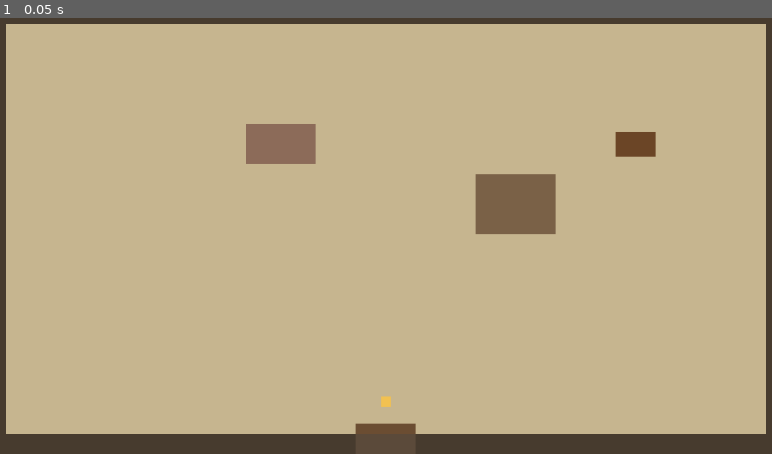
Above: before the commit, frame 1.
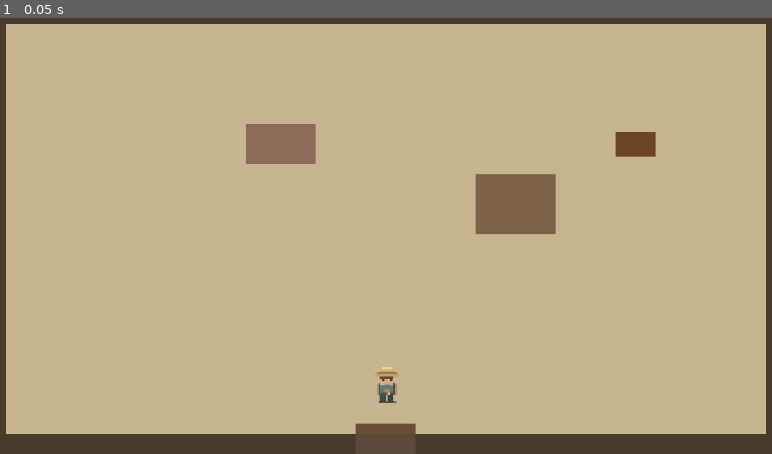
Above: after the commit, the same moment.

Repository: natefox2017/qingfeng
Game: Godot game, scene res://world/house_interior.tscn
The game is run twice, just before and just after one commit, with the same random seed, the same clock (stepped at 60 frames per second) and the same inputs. This scene is started directly instead of the project's main scene.
Inputs:
- Up to frame 1 (0.05 s): no input

The runs differ from the first frame. In frame 1, 0.2% of the frame differs, in the area x 48-52%, y 80-90%.

Commit message:
Use shared four-direction player pixels in house_interior.tscn

Diff:
--- a/game/world/house_interior.tscn
+++ b/game/world/house_interior.tscn
@@ -1,8 +1,9 @@
-[gd_scene load_steps=11 format=3]
+[gd_scene load_steps=12 format=3]
 
 [ext_resource type="Script" path="res://world/house_interior.gd" id="house"]
 [ext_resource type="Script" path="res://world/components/solid_rect.gd" id="solid"]
 [ext_resource type="Script" path="res://actors/player_body.gd" id="player"]
+[ext_resource type="Texture2D" path="res://assets/phase0/player_4dir.png" id="farmer"]
 
 [sub_resource type="RectangleShape2D" id="BoundaryHorizontal"]
 size = Vector2(640, 16)
@@ -138,9 +139,12 @@
 [node name="CollisionShape2D" type="CollisionShape2D" parent="FootSorted/Player"]
 shape = SubResource("PlayerShape")
 
-[node name="DiagnosticGlyph" type="Polygon2D" parent="FootSorted/Player"]
-color = Color(0.95, 0.76, 0.32, 1)
-polygon = PackedVector2Array(-4, -6, 4, -6, 4, 2, -4, 2)
+[node name="Sprite2D" type="Sprite2D" parent="FootSorted/Player"]
+texture_filter = 1
+texture = ExtResource("farmer")
+hframes = 4
+vframes = 4
+offset = Vector2(0, -16)
 
 [node name="Camera2D" type="Camera2D" parent="FootSorted/Player"]
 limit_left = 0
